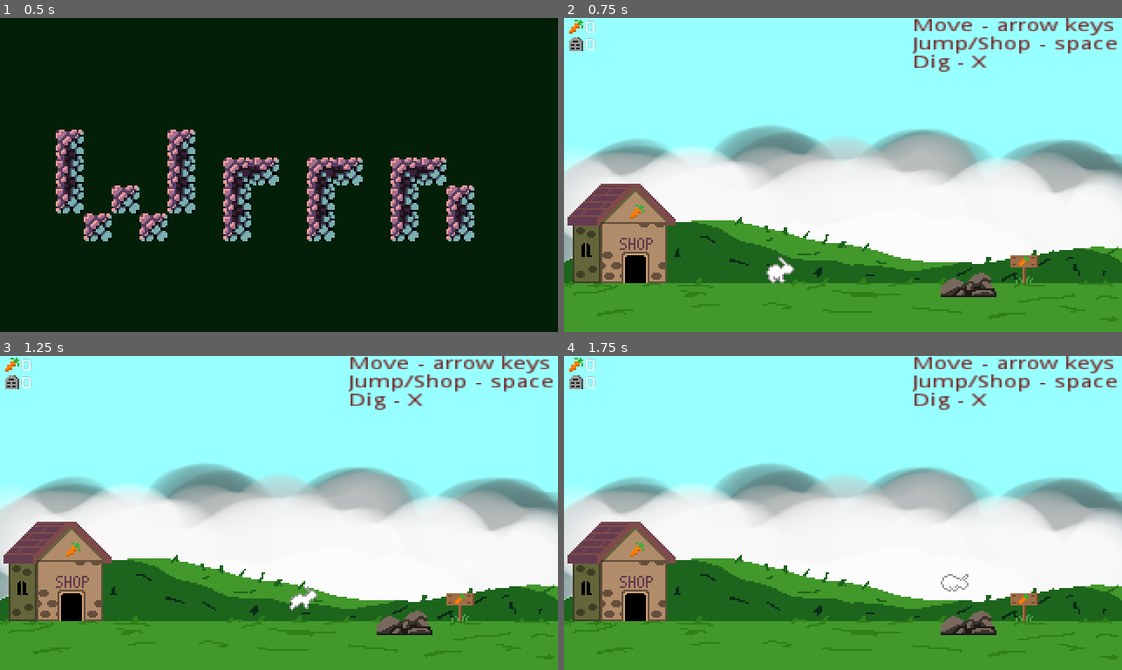
Above: before the commit, frames 1-4 (two rows, left to right).
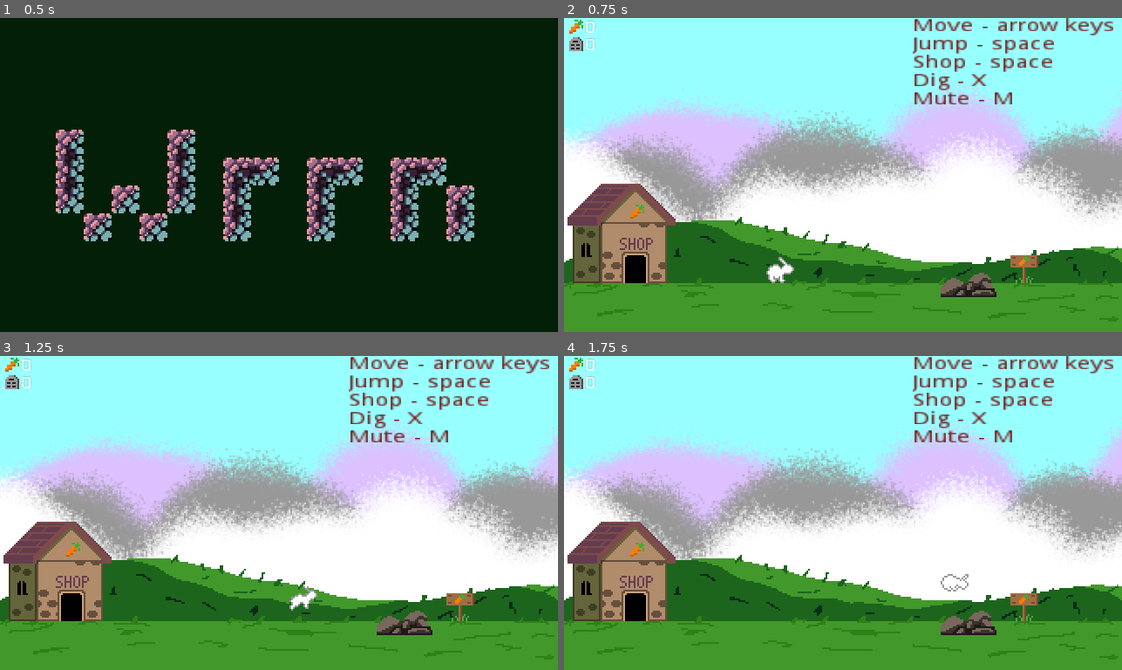
Above: after the commit, the same moments.

Repository: JarWarren/Wrrn
Game: Godot game, scene res://UI/TitleScreen.tscn
Two runs of this game, one before a commit and one after it. Both use one fixed random seed, a clock stepped at 60 frames per second and the inputs below.
Inputs:
- Up to frame 1 (0.5 s): no input
- Up to frame 2 (0.75 s): tap Enter (ui_accept) at 0.5 s; hold Right (ui_right) from 0.53 s (still down); tap X (ui_attack) at 0.6 s
- Up to frame 3 (1.25 s): keep holding Right (ui_right); tap Enter (ui_accept) at 0.77, 0.8, 1.07 s
- Up to frame 4 (1.75 s): keep holding Right (ui_right); tap Enter (ui_accept) at 1.35, 1.52 s; tap X (ui_attack) at 1.55 s

Frame 1 is identical in both runs. In frame 2, 22% of the frame differs, in the area x 0-100%, y 5-78%; in frame 3, 23%; in frame 4, 23%.

Commit message:
separate background into layers

Diff:
--- a/UI/HUD.tscn
+++ b/UI/HUD.tscn
@@ -6,7 +6,6 @@
 [ext_resource path="res://Sprites/shovelicon.png" type="Texture" id=4]
 [ext_resource path="res://Sprites/feather.png" type="Texture" id=5]
 [ext_resource path="res://Sprites/candleicon.png" type="Texture" id=6]
-
 
 [node name="HUD" type="CanvasLayer"]
 script = ExtResource( 2 )
@@ -90,11 +89,13 @@
 anchor_left = 1.0
 anchor_right = 1.0
 margin_left = -120.0
-margin_bottom = 49.0
+margin_bottom = 79.0
 rect_scale = Vector2( 1, 0.7 )
 text = "Move - arrow keys
-Jump/Shop - space
-Dig - X "
+Jump - space
+Shop - space
+Dig - X
+Mute - M"
 scroll_active = false
 __meta__ = {
 "_edit_use_anchors_": false
--- a/World/Overworld.gd
+++ b/World/Overworld.gd
@@ -7,6 +7,8 @@
 onready var light = $Rabbit/Light2D
 onready var decoration = $Decoration
 onready var reaper = $Reaper
+onready var soldOutSign = $Shop/SoldOutSign
+onready var background = $Background
 
 # override methods
 func _ready():
@@ -14,6 +16,15 @@
 	light.enabled = false
 	if GameController.deaths >= 20:
 		reaper.visible = true
+	if GameController.shovel and GameController.halo and GameController.candle:
+		soldOutSign.visible = true
+
+
+func _process(_delta):
+	if background.position.x >= -320:
+		background.position.x -= 0.1
+	else:
+		background.position.x = 0
 
 
 # private methods
--- a/World/Overworld.tscn
+++ b/World/Overworld.tscn
@@ -1,6 +1,6 @@
-[gd_scene load_steps=14 format=2]
+[gd_scene load_steps=16 format=2]
 
-[ext_resource path="res://Sprites/overworldbackground.png" type="Texture" id=1]
+[ext_resource path="res://Sprites/foreground.png" type="Texture" id=1]
 [ext_resource path="res://UI/HUD.tscn" type="PackedScene" id=2]
 [ext_resource path="res://Rabbit/Rabbit.tscn" type="PackedScene" id=3]
 [ext_resource path="res://Sprites/reaper.png" type="Texture" id=4]
@@ -9,6 +9,8 @@
 [ext_resource path="res://Sprites/warren.png" type="Texture" id=7]
 [ext_resource path="res://Sprites/sign.png" type="Texture" id=8]
 [ext_resource path="res://Sprites/shop.png" type="Texture" id=9]
+[ext_resource path="res://Sprites/soldoutsign.png" type="Texture" id=10]
+[ext_resource path="res://Sprites/background.png" type="Texture" id=11]
 
 [sub_resource type="RectangleShape2D" id=1]
 extents = Vector2( 112, 16 )
@@ -38,7 +40,11 @@
 [node name="Overworld" type="Node"]
 script = ExtResource( 6 )
 
-[node name="Background" type="TextureRect" parent="."]
+[node name="Background" type="Sprite" parent="."]
+texture = ExtResource( 11 )
+centered = false
+
+[node name="Foreground" type="TextureRect" parent="."]
 margin_right = 320.0
 margin_bottom = 180.0
 texture = ExtResource( 1 )
@@ -67,6 +73,11 @@
 [node name="CollisionShape2D" type="CollisionShape2D" parent="Shop/Area2D"]
 position = Vector2( 8, 8 )
 shape = SubResource( 2 )
+
+[node name="SoldOutSign" type="Sprite" parent="Shop"]
+visible = false
+position = Vector2( 12, 2 )
+texture = ExtResource( 10 )
 
 [node name="Decoration" type="Sprite" parent="."]
 position = Vector2( 264, 144 )
Binary file added: Sprites/background.png
Binary file added: Sprites/foreground.png
Not shown, added: Sprites/foreground.png.import
Binary file removed: Sprites/overworldbackground.png
Not shown, removed: Sprites/overworldbackground.png.import
Binary file changed: Sprites/portal.png
Binary file added: Sprites/soldoutsign.png
Not shown, added: Sprites/soldoutsign.png.import
